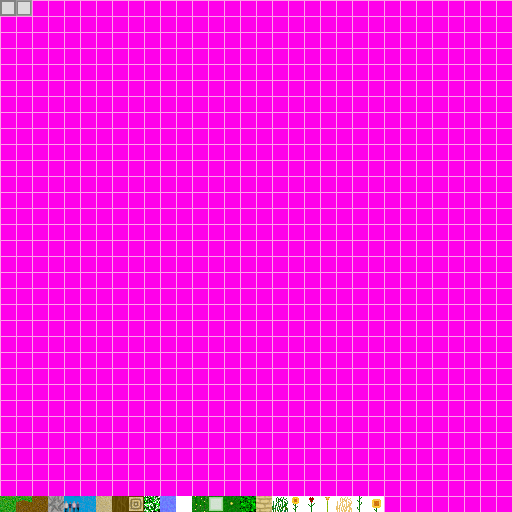
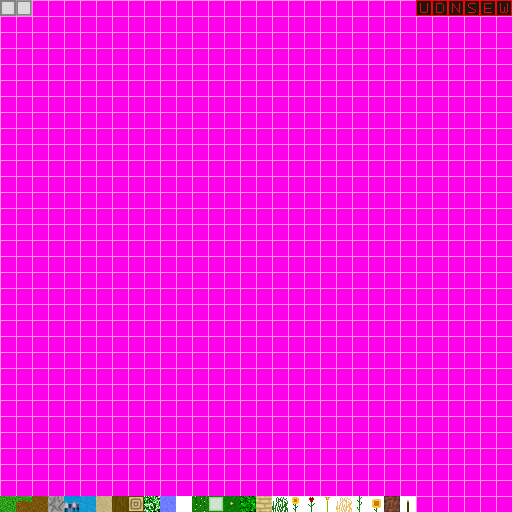
Before/after of a (512, 512) layered artwork. What changed in the layer stack:
painted on "Pasted Layer" over [384, 0, 512, 512]
